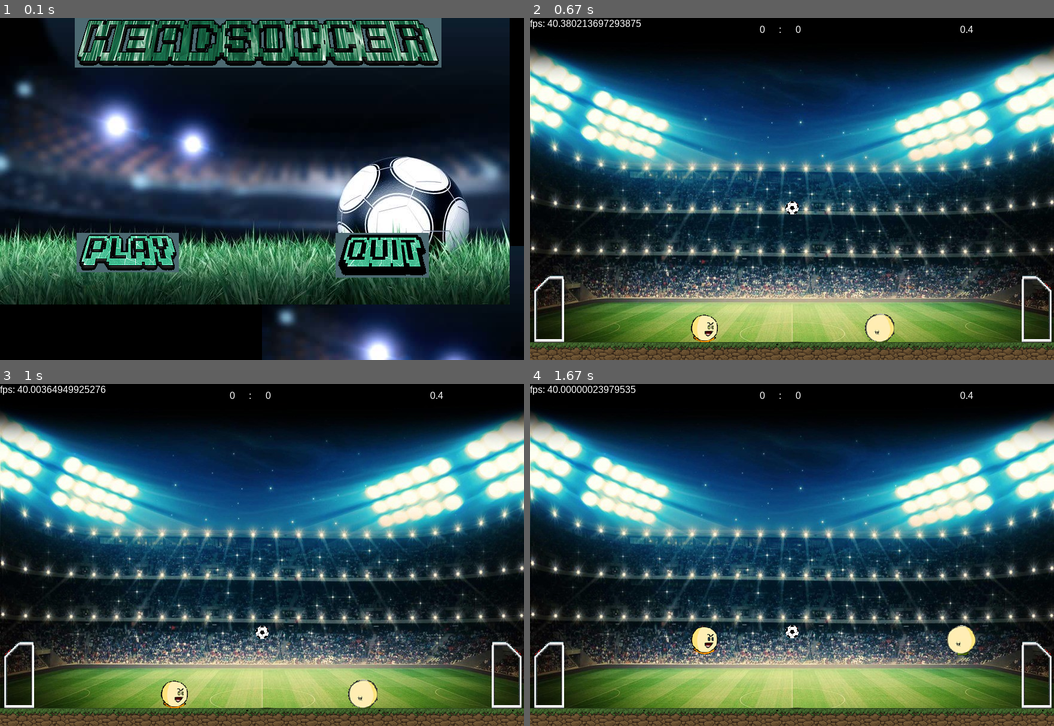
Above: before the commit, frames 1-4 (two rows, left to right).
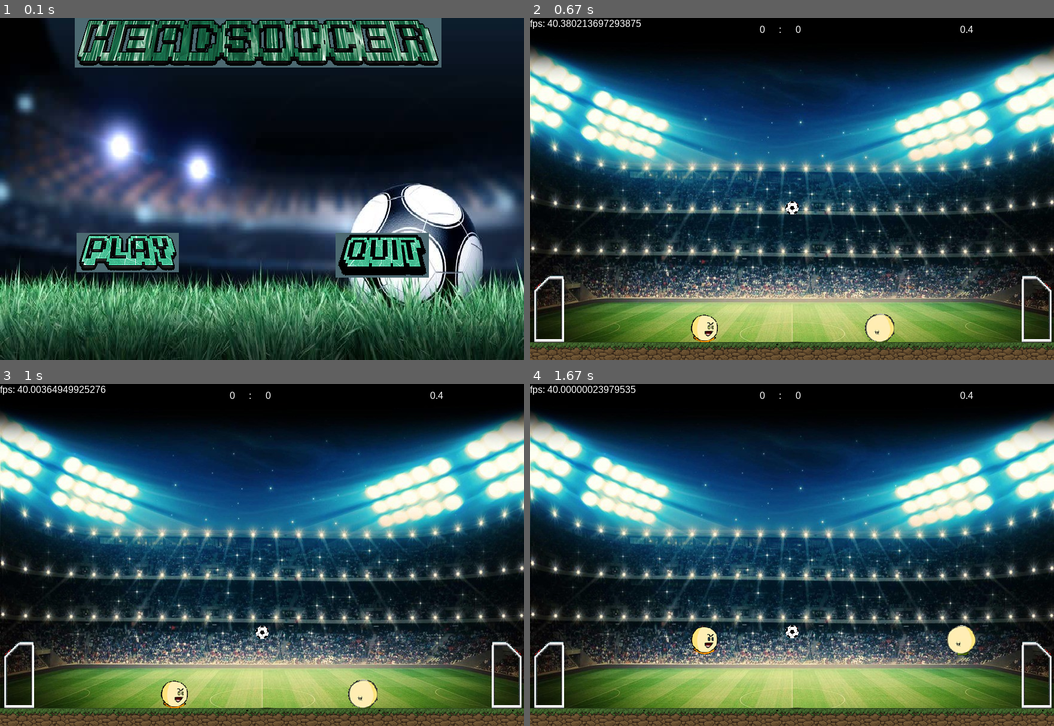
Above: after the commit, the same moments.

Repository: pedrooa/Projeto-Final
Game: pygame game, started from main_2_VersãoPedrão.py
The game is run twice, just before and just after one commit, with the same random seed, the same clock (stepped at 60 frames per second) and the same inputs.
Inputs (mouse positions are in pixels of both pictures, inside the frame that each line leads up to):
- Up to frame 1 (0.1 s): no input
- Up to frame 2 (0.67 s): click (697, 295) at 0.38 s
- Up to frame 3 (1 s): hold Right from 0.83 s (still down); move the mouse to (241, 568) at 0.87 s
- Up to frame 4 (1.67 s): release Right at 1.3 s; hold Up 1.33-1.63 s; hold W 1.33-1.63 s

The runs differ from the first frame. In frame 1, 56% of the frame differs, in the area x 0-100%, y 0-100%; in frame 2, nothing differs; in frame 3, nothing differs; in frame 4, nothing differs.

Commit message:
Posicao do menu ajustada

Diff:
--- a/main_2_VersãoPedrão.py
+++ b/main_2_VersãoPedrão.py
@@ -323,12 +323,13 @@
         game_folder = path.dirname(__file__)
         img_folder = path.join(game_folder, "Imagens")
 
+        self.fundo = pg.image.load(path.join(img_folder, "background1.JPG")).convert()
         self.titulo = pg.image.load(path.join(img_folder, "titulo.PNG")).convert() #imagem do titulo
         self.bright_play = pg.image.load(path.join(img_folder, "bright_play.PNG")).convert() # botão play com o mouse em cima
         self.play = pg.image.load(path.join(img_folder, "play.PNG")).convert() #botão play
         self.quit = pg.image.load(path.join(img_folder, "quit.PNG")).convert() #botão quit
         self.quit_bright = pg.image.load(path.join(img_folder, "quit_bright.PNG")).convert() #botão quit com o mouse em cima
-        self.background1 = pg.image.load(path.join(img_folder, "background1.JPG")).convert() #fundo
+        self.background1 = pg.transform.scale(self.fundo,(WIDTH,HEIGHT)) #fundo
         #menu
         self.background2 = self.background1.get_rect()
         self.background2.x = WIDTH/2
@@ -340,20 +341,17 @@
 
 
         while intro:
-            self.background2 = self.background1.get_rect()
-            self.screen.blit(self.background1, self.background2)
-            self.screen.blit(self.titulo, (WIDTH*1/7,0))
-            self.button(self.play,128,360,298,426,self.bright_play,'play')
-            self.button(self.quit,561,360,717,435,self.quit_bright,'quit')
-
-            for event in pg.event.get():
-                if event.type == pg.QUIT:
-                    pg.quit()
-                #print (event)
-                #if event.type == pygame.MOUSEBUTTONDOWN:
-
-            pg.display.update()
-
+        	self.background2 = self.background1.get_rect()
+        	self.screen.blit(self.background1, self.background2)
+        	self.screen.blit(self.titulo, (WIDTH*1/7,0))
+        	self.button(self.play,128,360,298,426,self.bright_play,'play')
+        	self.button(self.quit,561,360,717,435,self.quit_bright,'quit')
+
+        	for event in pg.event.get():
+        		if event.type == pg.QUIT:
+        			pg.quit()
+
+        	pg.display.update()
 
 
     def show_GO_screen(self):
